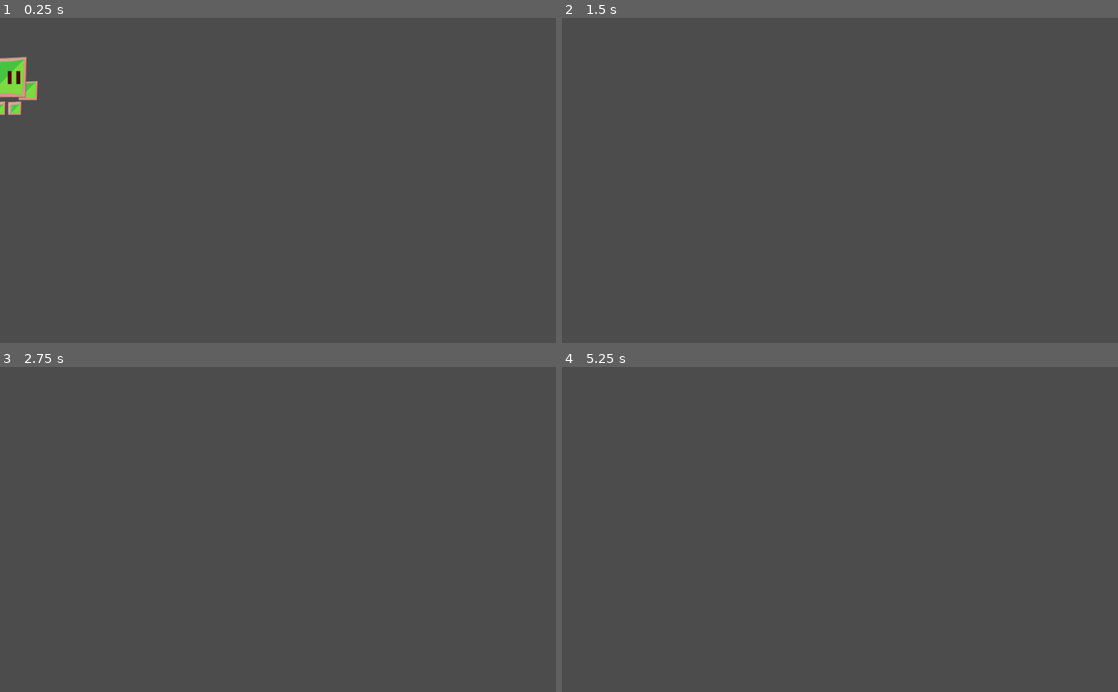
Above: before the commit, frames 1-4 (two rows, left to right).
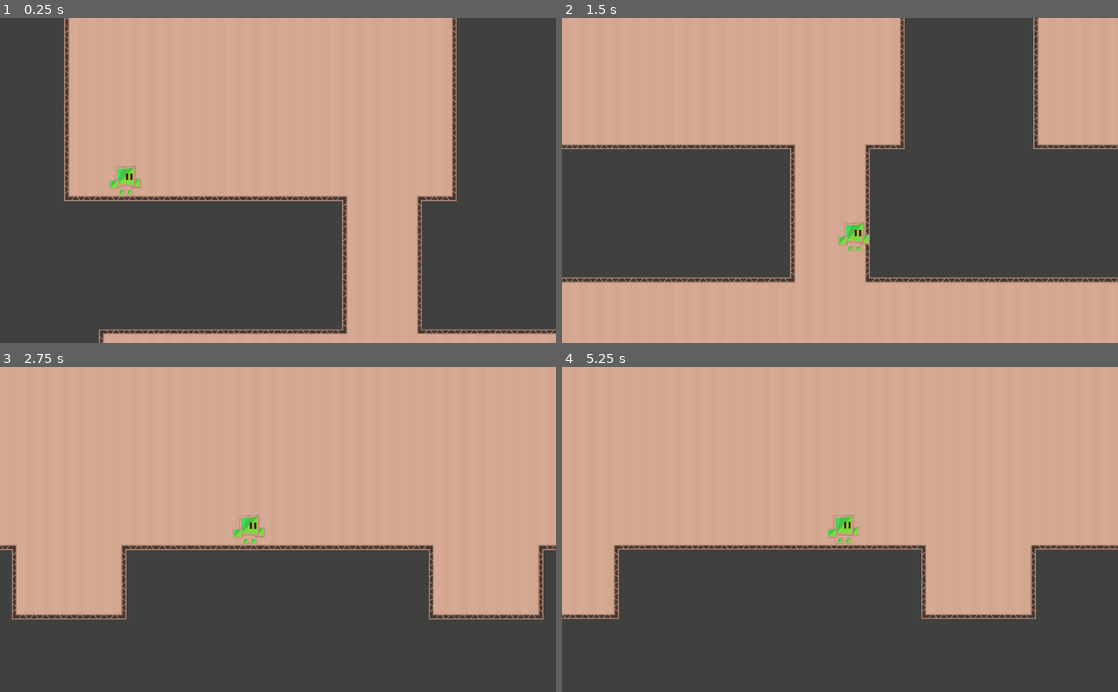
Above: after the commit, the same moments.

Repository: Cubidev3/Cubi-s-Adventure
Game: Godot game, scene res://Stages/Test/TestStage.tscn
Same seed, same stepped clock (60 frames per second), same inputs: the game is played once before the commit and once after it. Before the commit the project starts from res://Actors/Player/Player.tscn.
Inputs:
- Up to frame 1 (0.25 s): no input
- Up to frame 2 (1.5 s): hold D (right) from 0.53 s (still down); tap Space (jump) at 0.77 s
- Up to frame 3 (2.75 s): tap Space (jump) at 1.52 s; release D (right) at 2.03 s; hold A (left) from 2.03 s (still down)
- Up to frame 4 (5.25 s): release A (left) at 2.78 s; hold D (right) 2.78-4.28 s; tap Space (jump) at 3.02, 3.77, 4.52 s; hold A (left) 4.28-5.03 s; hold D (right) from 5.03 s (still down)

The runs differ from the first frame. In frame 1, 50% of the frame differs, in the area x 0-100%, y 0-100%; in frame 2, 56%; in frame 3, 65%, in the area x 0-100%, y 0-78%; in frame 4, 63%.

Commit message:
Changed some values to be distance based

Diff:
--- a/Scripts/Player/Player.gd
+++ b/Scripts/Player/Player.gd
@@ -7,28 +7,40 @@
 var direction = 1
 var jump = false
 
-# Horizontal movoment
+# Horizontal Grounded movement
 export var horizontal_distance_per_second = 10 * 128
 export var start_speed_percent = 0.2
-var max_speed = 400
-var start_speed = 100
-export var time_to_max_speed = 0.24
-export var time_to_stop = 0.16
-export var time_to_turn_around = 0.06
-var acceleration = max_speed / time_to_max_speed
-var deceleration = max_speed / time_to_stop
-var turn_around_acceleration = max_speed / time_to_turn_around
+export var horizontal_distance_traveled_while_accelerating_to_max_speed = 128
+export var horizontal_distance_traveled_while_decelerating_to_zero_speed = 96
+export var horizontal_distance_traveled_while_trying_to_turn_around = 48
+
+var max_speed = 0
+var start_speed = 0
+var acceleration = 0
+var deceleration = 0
+var turn_around_deceleration = 0
 var is_inert = true
+
+# Horizontal Aerial Movement
+export var horizontal_distance_traveled_on_air_while_accelerating_to_max_speed = 160
+export var horizontal_distance_traveled_on_air_while_decelerating_to_zero_speed = 224
+export var horizontal_distance_traveled_on_air_while_trying_to_turn_around = 80
+
+var air_acceleration = 0
+var air_deceleration = 0
+var air_turn_around_deceleration = 0
 
 # Jump
 export var jump_heigth = 300
-export var horizontal_distance_going_up = 4 * 128
-export var horizontal_distance_going_down = 3 * 128
+export var horizontal_distance_going_up = 512
+export var horizontal_distance_going_down = 320
 export var max_fall_speed = 750
+
 var jump_force = 0
 var normal_gravity = 0
 var fall_gravity = 0
 var low_jump_gravity = 0
+
 var is_on_ground = false
 var started_fast_fall = false
 
@@ -36,9 +48,13 @@
 	max_speed = horizontal_distance_per_second
 	start_speed = max_speed * start_speed_percent
 
-	acceleration = max_speed / time_to_max_speed
-	deceleration = max_speed / time_to_stop
-	turn_around_acceleration = max_speed / time_to_turn_around
+	acceleration = (max_speed * max_speed) / (2 * horizontal_distance_traveled_while_accelerating_to_max_speed)
+	deceleration = (max_speed * max_speed) / (2 * horizontal_distance_traveled_while_decelerating_to_zero_speed)
+	turn_around_deceleration = (max_speed * max_speed) / (2 * horizontal_distance_traveled_while_trying_to_turn_around)
+
+	air_acceleration = (max_speed * max_speed) / (2 * horizontal_distance_traveled_on_air_while_accelerating_to_max_speed)
+	air_deceleration = (max_speed * max_speed) / (2 * horizontal_distance_traveled_on_air_while_decelerating_to_zero_speed)
+	air_turn_around_deceleration = (max_speed * max_speed) / (2 * horizontal_distance_traveled_on_air_while_trying_to_turn_around)
 
 	jump_force = (2 * jump_heigth * max_speed) / horizontal_distance_going_up
 	normal_gravity = (jump_force * max_speed) / horizontal_distance_going_up
@@ -49,11 +65,17 @@
 	direction = sign(Input.get_action_strength("right") - Input.get_action_strength("left"))
 	jump = Input.is_action_pressed("jump")
 
-func move(delta):
+func move(delta: float):
 	if direction != 0 or is_turning_around():
 		accelerate(delta)
 	else:
 		decelerate(delta)
+
+func air_move(delta: float):
+	if direction != 0 or is_turning_around():
+		air_accelerate(delta)
+	else:
+		air_decelerate(delta)
 
 func accelerate(delta: float) -> void:
 	if is_inert:
@@ -62,7 +84,15 @@
 
 	var velocity_to_add = acceleration * direction * delta
 	if is_turning_around():
-		velocity_to_add = turn_around_acceleration * direction * delta
+		velocity_to_add = turn_around_deceleration * direction * delta
+
+	velocity.x += velocity_to_add
+	velocity.x = clamp(velocity.x, -max_speed, max_speed)
+
+func air_accelerate(delta: float) -> void:
+	var velocity_to_add = air_acceleration * direction * delta
+	if is_turning_around():
+		velocity_to_add = air_turn_around_deceleration * direction * delta
 
 	velocity.x += velocity_to_add
 	velocity.x = clamp(velocity.x, -max_speed, max_speed)
@@ -76,6 +106,15 @@
 	if (velocity.x == 0 or (old_velocity_direction + sign(velocity.x) == 0)):
 		velocity.x = 0
 		is_inert = true
+
+func air_decelerate(delta: float) -> void:
+	var velocity_to_add = air_deceleration * sign(-velocity.x) * delta
+
+	var old_velocity_direction = sign(velocity.x)
+	velocity.x += velocity_to_add
+
+	if (velocity.x == 0 or (old_velocity_direction + sign(velocity.x) == 0)):
+		velocity.x = 0
 
 func is_turning_around() -> bool:
 	return sign(velocity.x) + direction == 0 and not is_inert
--- a/Scripts/Player/StateMachine/PlayerStates/AirDown.gd
+++ b/Scripts/Player/StateMachine/PlayerStates/AirDown.gd
@@ -4,7 +4,7 @@
 	player.update_input()
 
 func _physics_update(delta: float):
-	player.move(delta)
+	player.air_move(delta)
 	player.fast_fall(delta)
 	player.limit_fall_speed()
 	player.move_and_slide(player.velocity, Vector2.UP)
--- a/Scripts/Player/StateMachine/PlayerStates/AirUp.gd
+++ b/Scripts/Player/StateMachine/PlayerStates/AirUp.gd
@@ -7,7 +7,7 @@
 	player.update_input()
 
 func _physics_update(delta: float):
-	player.move(delta)
+	player.air_move(delta)
 	player.fall(delta)
 	player.move_and_slide(player.velocity, Vector2.UP)
 
--- a/Stages/Test/TestStage.tscn
+++ b/Stages/Test/TestStage.tscn
@@ -469,7 +469,6 @@
 
 [node name="Player" parent="." instance=ExtResource( 2 )]
 position = Vector2( 447, -185 )
-time_to_max_speed = 0.22
 jump_heigth = 384
 max_fall_speed = 5000
 
--- a/project.godot
+++ b/project.godot
@@ -63,7 +63,7 @@
 [application]
 
 config/name="Cubi's Adventure"
-run/main_scene="res://Actors/Player/Player.tscn"
+run/main_scene="res://Stages/Test/TestStage.tscn"
 config/icon="res://icon.png"
 
 [importer_defaults]
Not shown, added: export_presets.cfg
Not shown, added: LICENSE
Not shown, changed: README.md
